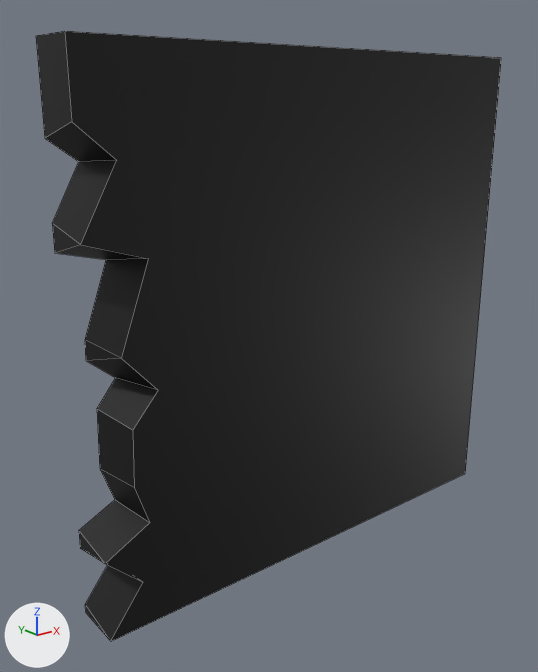
The FBX model Assets/Arts/Envi/Modular/Mod_WallBroken_03.fbx: old version first, new version second.
Before and after are seen from a camera (50 mm lens) standing at (-1.467, -1.13, 0.907) and looking at (-0.571, -0.01, 0.459). Arrows for +X, +Y and +Z are at lower left; the lights stay in place. The picture after the commit comes second. Mesh edges are drawn as thin lines.

In view in the first picture: 'Mod_WallBroken_03'.
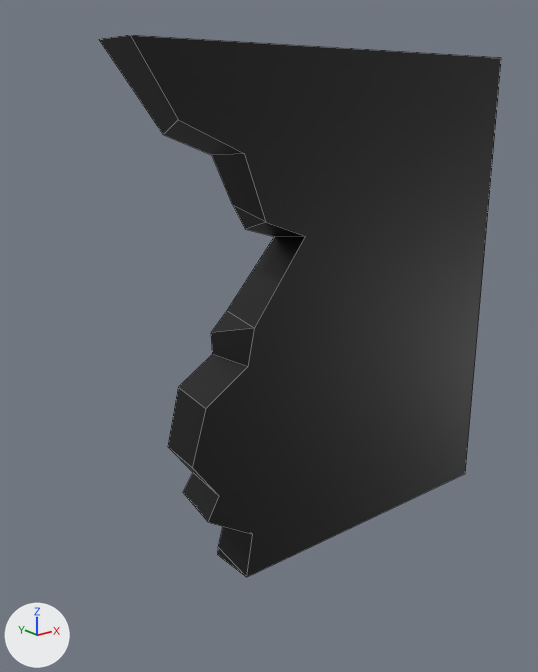
Changed parts and their boxes [x1, y1, x2, y2] in the pictures (538 x 672 px):
'Mod_WallBroken_03', reshaped (14% narrower, 11% shorter)
    before: [36, 31, 501, 641]
    after: [99, 35, 501, 577]

Edits to the bpy script that builds the scene:
```text
Change me_cube_048:
    remove me_cube_048.from_pydata(...)  # 34 vertices, 21 faces; spans x -1.0..0.0, y -0.1..0.0, z 0.0..1.0
    add me_cube_048.from_pydata(...)  # 34 vertices, 21 faces; spans x -0.9..0.0, y -0.1..0.0, z 0.0..1.0
    me_cube_048 part 1
    me_cube_048.vertices[0].co: (-1.0, 0.0, 0.0) -> (-0.702, 0.0, 0.0)  # pixel (85, 612) -> pixel (217, 554)
    me_cube_048.vertices[1].co: (-1.0, -0.1, 0.0) -> (-0.7, -0.1, 0.0)  # pixel (110, 641) -> pixel (246, 577)
    me_cube_048.vertices[2].co: (-1.0, 0.0, 1.0) -> (-0.9, 0.0, 1.0)  # pixel (35, 35) -> pixel (98, 39)
    me_cube_048.vertices[3].co: (-1.0, -0.1, 1.0) -> (-0.9, -0.1, 1.0)  # pixel (64, 31) -> pixel (130, 35)
    me_cube_048.vertices[8].co: (-1.0, -0.1, 0.159) -> (-0.789, -0.1, 0.159)  # pixel (105, 563) -> pixel (208, 522)
    me_cube_048.vertices[9].co: (-1.0, -0.1, 0.706) -> (-0.649, -0.1, 0.706)  # pixel (80, 244) -> pixel (266, 222)
    me_cube_048.vertices[10].co: (-1.0, -0.1, 0.881) -> (-0.823, -0.1, 0.881)  # pixel (71, 121) -> pixel (178, 119)
    me_cube_048.vertices[11].co: (-0.933, -0.1, 0.825) -> (-0.695, -0.1, 0.825)  # pixel (116, 160) -> pixel (244, 153)
    me_cube_048.vertices[12].co: (-0.888, -0.1, 0.671) -> (-0.558, -0.1, 0.671)  # pixel (148, 258) -> pixel (305, 236)
    me_cube_048.vertices[13].co: (-0.946, -0.1, 0.516) -> (-0.678, -0.1, 0.516)  # pixel (121, 358) -> pixel (254, 328)
    me_cube_048.vertices[14].co: (-0.882, -0.1, 0.445) -> (-0.693, -0.1, 0.445)  # pixel (158, 390) -> pixel (247, 366)
    me_cube_048.vertices[15].co: (-0.933, -0.1, 0.387) -> (-0.787, -0.1, 0.387)  # pixel (132, 430) -> pixel (205, 408)
    me_cube_048.vertices[16].co: (-0.937, -0.1, 0.281) -> (-0.819, -0.1, 0.281)  # pixel (134, 487) -> pixel (192, 467)
    me_cube_048.vertices[17].co: (-0.911, -0.1, 0.204) -> (-0.762, -0.1, 0.204)  # pixel (149, 522) -> pixel (219, 496)
    me_cube_048.vertices[18].co: (-0.93, -0.1, 0.091) -> (-0.684, -0.1, 0.091)  # pixel (143, 582) -> pixel (252, 534)
    me_cube_048.vertices[19].co: (-1.0, 0.0, 0.855) -> (-0.792, 0.0, 0.855)  # pixel (44, 138) -> pixel (163, 134)
    me_cube_048.vertices[20].co: (-1.0, 0.0, 0.725) -> (-0.65, 0.0, 0.725)  # pixel (52, 223) -> pixel (232, 205)
    me_cube_048.vertices[21].co: (-0.948, 0.0, 0.818) -> (-0.693, 0.0, 0.818)  # pixel (78, 161) -> pixel (211, 155)
    me_cube_048.vertices[22].co: (-1.0, 0.0, 0.678) -> (-0.621, 0.0, 0.678)  # pixel (54, 253) -> pixel (245, 229)
    me_cube_048.vertices[23].co: (-1.0, 0.0, 0.175) -> (-0.78, 0.0, 0.175)  # pixel (78, 530) -> pixel (182, 492)
    me_cube_048.vertices[24].co: (-0.912, 0.0, 0.656) -> (-0.551, 0.0, 0.656)  # pixel (105, 259) -> pixel (274, 236)
    me_cube_048.vertices[25].co: (-0.96, 0.0, 0.526) -> (-0.667, 0.0, 0.526)  # pixel (84, 339) -> pixel (226, 310)
    me_cube_048.vertices[26].co: (-0.962, 0.0, 0.488) -> (-0.705, 0.0, 0.488)  # pixel (85, 360) -> pixel (210, 332)
    me_cube_048.vertices[27].co: (-0.909, 0.0, 0.445) -> (-0.703, 0.0, 0.445)  # pixel (115, 377) -> pixel (212, 354)
    me_cube_048.vertices[28].co: (-0.948, 0.0, 0.397) -> (-0.782, 0.0, 0.397)  # pixel (96, 408) -> pixel (178, 387)
    me_cube_048.vertices[29].co: (-0.951, 0.0, 0.282) -> (-0.81, 0.0, 0.282)  # pixel (99, 468) -> pixel (167, 446)
    me_cube_048.vertices[30].co: (-0.926, 0.0, 0.21) -> (-0.755, 0.0, 0.21)  # pixel (114, 499) -> pixel (192, 472)
    me_cube_048.vertices[31].co: (-1.0, 0.0, 0.138) -> (-0.755, 0.0, 0.138)  # pixel (80, 548) -> pixel (194, 504)
    me_cube_048.vertices[32].co: (-1.0, 0.0, 0.018) -> (-0.7, 0.0, 0.018)  # pixel (85, 604) -> pixel (218, 547)
    me_cube_048.vertices[33].co: (-0.945, 0.0, 0.088) -> (-0.679, 0.0, 0.088)
```
